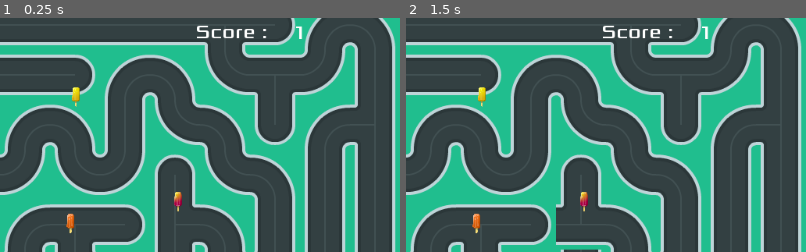
Above: before the commit, frames 1-2 (left to right).
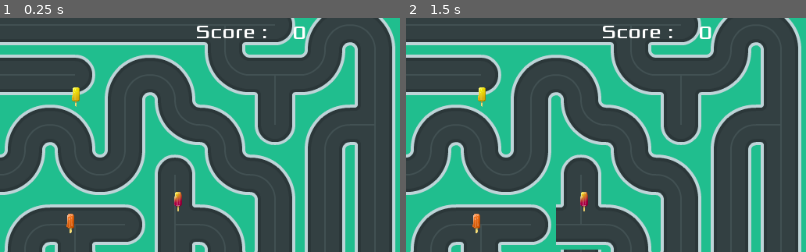
Above: after the commit, the same moments.

Repository: arsany007/BollyTheMalt
Game: Godot game, scene res://Maze.tscn
Two runs of this game, one before a commit and one after it. Both use one fixed random seed, a clock stepped at 60 frames per second and the inputs below.
Inputs (mouse positions are % of the whole screen's width and height, from its top left):
- Up to frame 1 (0.25 s): no input
- Up to frame 2 (1.5 s): tap Enter at 0.5 s; move the mouse to (72, 45) at 0.52 s; hold Right (ui_right) 0.53-1.28 s; click (72, 45) at 0.67 s; tap Space at 1.25 s; move the mouse to (30, 55) at 1.27 s; hold Down (ui_down) from 1.28 s (still down)
The pictures show only the part of the screen within x 50-100%, y 4-54%; the shares and areas given below are measured in that part.

The runs differ from the first frame. In frame 1, 0.1% of the frame differs, in the area x 73-77%, y 3-9%; in frame 2, 0.1%.

Commit message:
adding score by hitting ice_poops

Diff:
--- a/IcePoop.gd
+++ b/IcePoop.gd
@@ -1,9 +1,6 @@
 extends Node2D
 
-signal poop_hit
-
-onready var globals = get_node("../Globals")
-
 func _on_Area2D_body_entered(body):
-	globals.player1_score += 1
-	emit_signal("poop_hit")
+	if body.get_name() == "PlayerKini":
+		if body.add_ice_poop(self):
+			queue_free()
--- a/Maze.gd
+++ b/Maze.gd
@@ -106,5 +106,5 @@
 	Rotate(cell, 1)
 
 
-func _on_IcePoop_poop_hit():
-	HUD.update_score(globals.player1_score)
+func _on_PlayerKini_ice_poop_hit(score):
+	HUD.update_score(score)
--- a/Maze.tscn
+++ b/Maze.tscn
@@ -28,4 +28,4 @@
 [node name="IcePoop" parent="." instance=ExtResource( 7 )]
 
 [connection signal="signal_rotate_cell" from="TileMap" to="." method="_on_TileMap_signal_rotate_cell"]
-[connection signal="poop_hit" from="IcePoop" to="." method="_on_IcePoop_poop_hit"]
+[connection signal="ice_poop_hit" from="PlayerKini" to="." method="_on_PlayerKini_ice_poop_hit"]
--- a/PlayerKini.gd
+++ b/PlayerKini.gd
@@ -1,9 +1,11 @@
 extends KinematicBody2D
 
-signal hit(collision_detected)
+signal ice_poop_hit(score)
 
 var screen_size # Size of the game window.
 var speed =400
+
+var score=0
 
 func _ready():
 	screen_size = get_viewport_rect().size
@@ -29,11 +31,15 @@
 	else:
 		$AnimatedSprite.stop()
 
-	var collision_detected = move_and_collide( velocity * delta )
-
-	if collision_detected != null:
-		velocity = velocity.bounce(collision_detected.normal)
-		emit_signal("hit",collision_detected) #KinematicBody2D cant detect collision with Node2D
+	move_and_collide( velocity * delta )
 
 	position.x = clamp(position.x, 0, screen_size.x)
 	position.y = clamp(position.y, 0, screen_size.y)
+
+
+func add_ice_poop(collided_ice_poop):
+	var collided_ice_poop_node2d = collided_ice_poop as Node2D
+	var collided_ice_poop_name = collided_ice_poop_node2d.get_node("Sprite").texture
+	score += 1
+	emit_signal("ice_poop_hit",score)
+	return true
